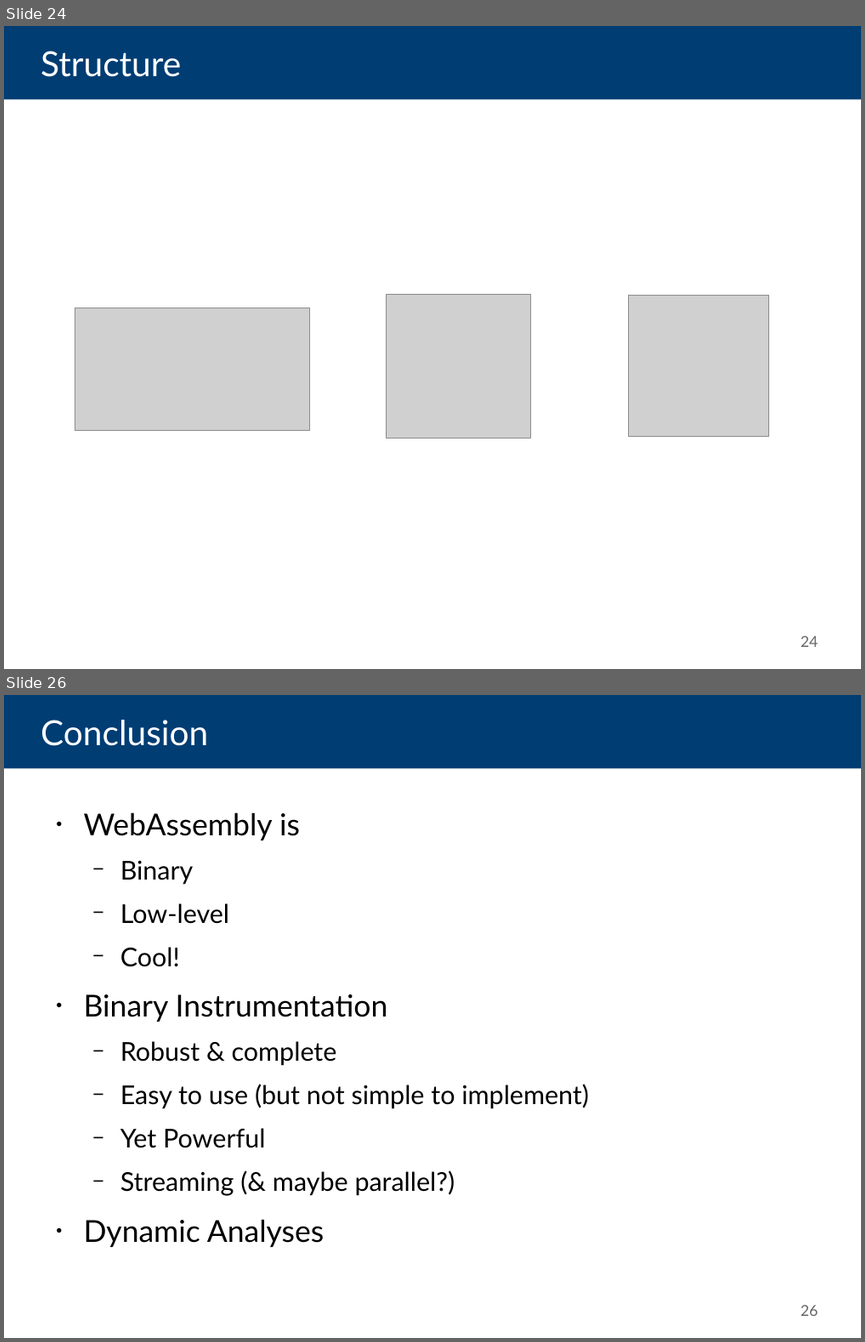
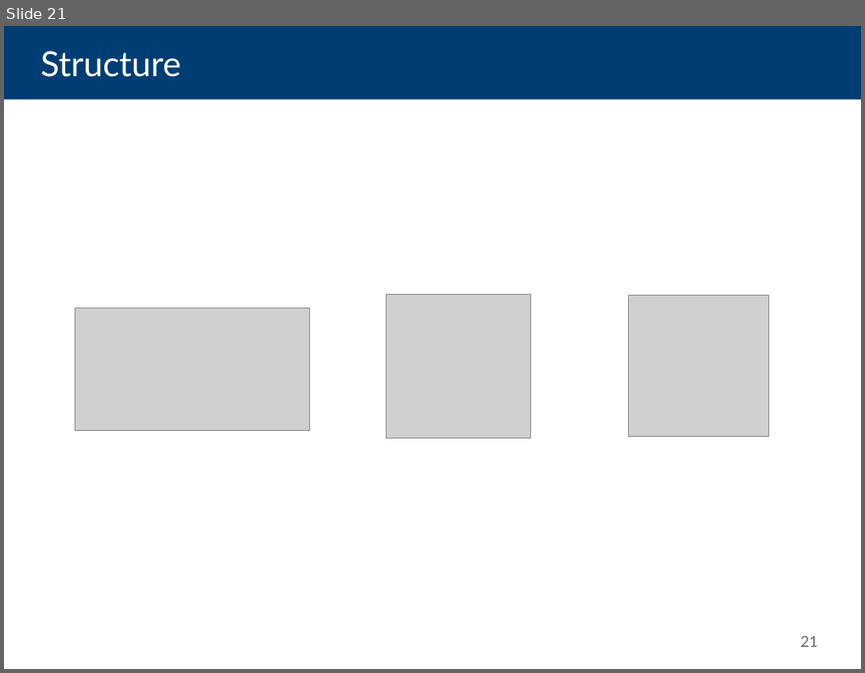
Before and after one commit to danleh/wasabi, a slide deck: 2018-04-11 Presentation/own-work.odp. Shown one above the other, each under a label of ours: slides 24 and 26 before the commit, slide 21 after it; the slides between them are not shown. The pictures are 865x1342 and 865x673 pixels, drawn with LibreOffice and Linux fonts; fonts in the diff are those of the drawing; grey boxes stand for pictures. Boxes give left, top, right and bottom in pixels: in the first picture for what was removed or moved away, otherwise in the second. Text is boxed around its words. In the diff, an @@ line names an element or a change of style, - is before the commit and + after.

```diff
--- a/2018-04-11 Presentation/own-work.odp
+++ b/2018-04-11 Presentation/own-work.odp
@@ slide 26 removed at [4,695,861,1338], background #FFFFFF @@
@@ title removed at [4,695,861,768] @@
-Conclusion
@@ text removed at [84,812,589,1247] @@
-● WebAssembly is
-  − Binary
-  − Low-level
-  − Cool!
-● Binary Instrumentation
-  − Robust & complete
-  − Easy to use (but not simple to implement)
-  − Yet Powerful
-  − Streaming (& maybe parallel?)
-● Dynamic Analyses
@@ page number removed at [800,1304,818,1315] @@
-26
@@ what was slide 24 is now slide 21 @@
@@ page number at [800,635,818,646]: text changed @@
-24
+21
```
Also in this commit, not shown: 7 slides changed, 9 slides added, 4 other slides removed.
